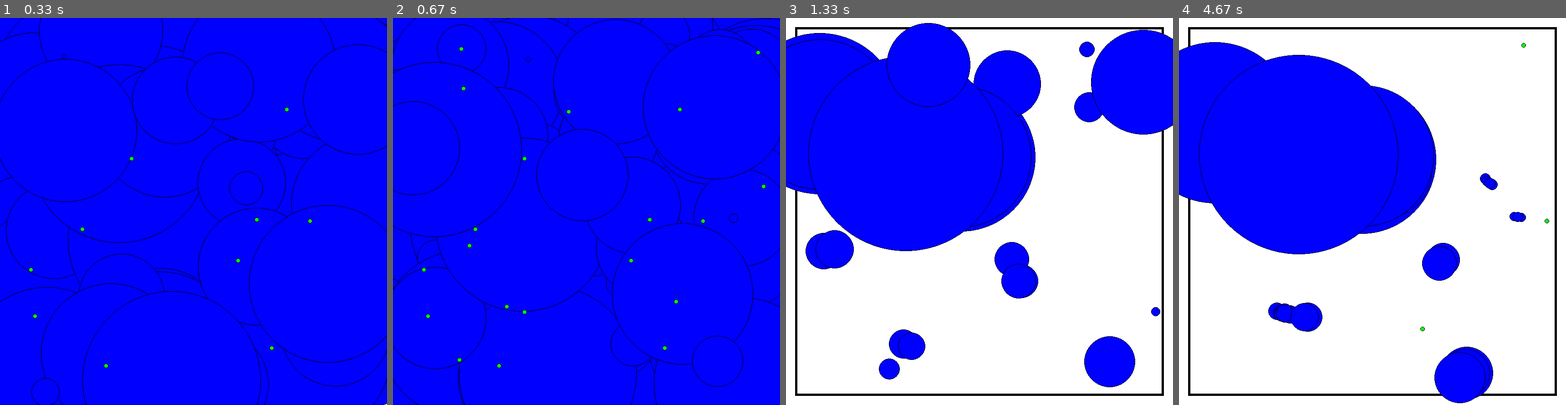
Above: before the commit, frames 1-4 (left to right).
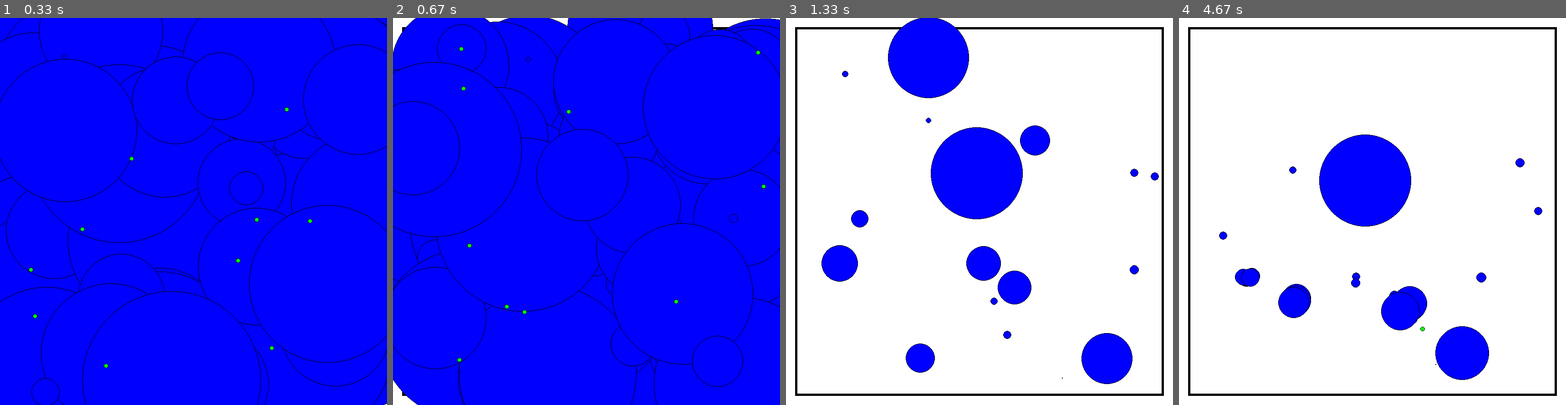
Above: after the commit, the same moments.

Repository: LeoBasov/live-sim
Game: pygame game, started from app/gui_pygame/main.py
The game is run twice, just before and just after one commit, with the same random seed, the same clock (stepped at 60 frames per second) and the same inputs.
Inputs:
- Up to frame 1 (0.33 s): no input
- Up to frame 2 (0.67 s): tap R at 0.33 s
- Up to frame 3 (1.33 s): tap Space at 0.67, 1 s
- Up to frame 4 (4.67 s): tap Space at 1.4, 1.7, 1.9, 2.23, 2.53, 2.73, 3.03, 3.3, 3.63, 3.93, 4.07, 4.47 s

Frame 1 is identical in both runs. In frame 2, 0.8% of the frame differs, in the area x 0-100%, y 0-100%; in frame 3, 33%, in the area x 0-100%, y 0-96%; in frame 4, 29%.

Commit message:
Fixed resetting

Diff:
--- a/app/gui_pygame/main.py
+++ b/app/gui_pygame/main.py
@@ -74,6 +74,9 @@
 				wrld.generate_food(food_number)
 
 def reset(wrld, creature_number, creature_sense, creature_speed, creature_size, food_number):
+	wrld.creatures = []
+	wrld.food = []
+
 	wrld.generate_creatures(creature_number, creature_sense, creature_speed, creature_size)
 	wrld.generate_food(food_number)
 
